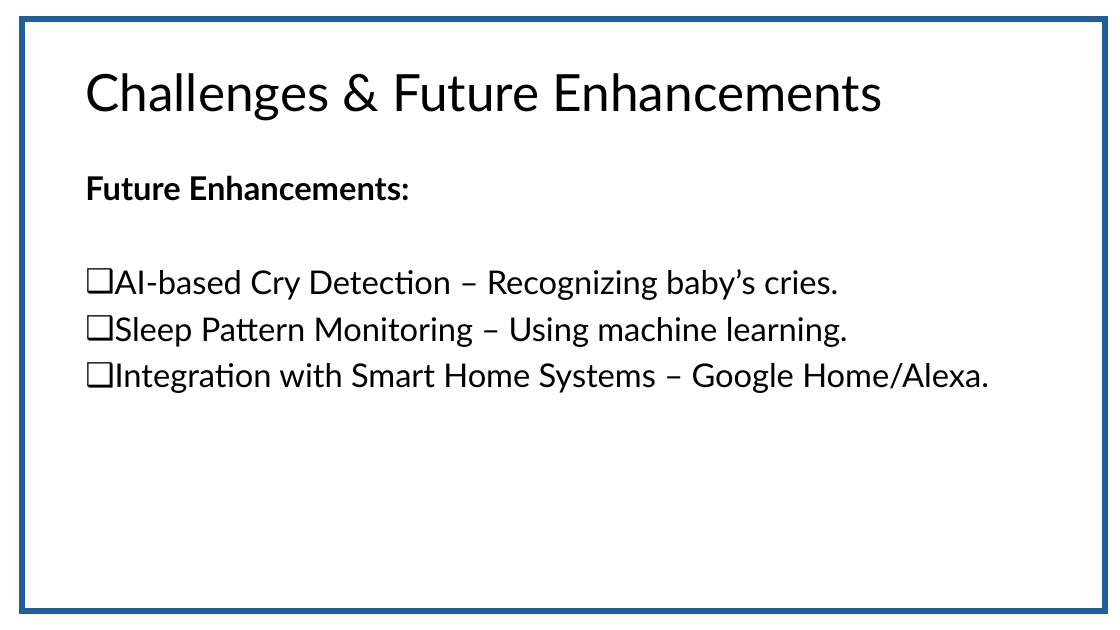
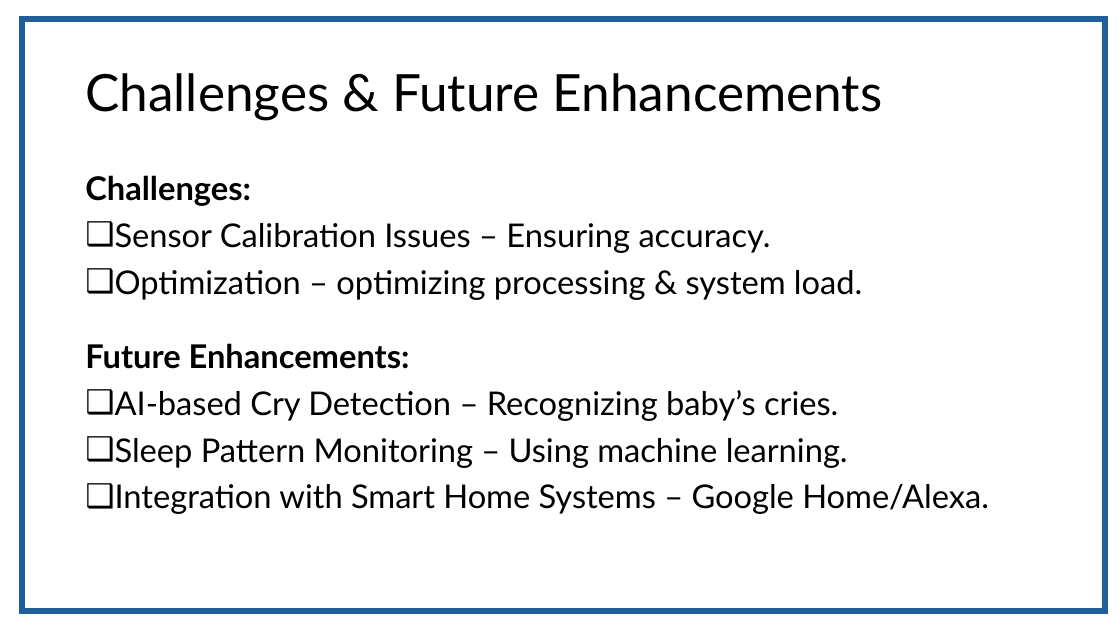
Before and after one commit to fasih124/FYP_203, a slide deck: slide 20 of Requirement/specification/CareNest.pptx (slide 21 before the commit). Drawn at 1120x630 pixels with LibreOffice and Linux fonts; fonts in the diff are those of the drawing. Boxes give left, top, right and bottom in pixels: in the first picture for what was removed or moved away, otherwise in the second. Text is boxed around its words. In the diff, an @@ line names an element or a change of style, - is before the commit and + after.

```diff
--- a/Requirement/specification/CareNest.pptx
+++ b/Requirement/specification/CareNest.pptx
@@ text added at bbox=[85, 175, 862, 300], 28 pt, text #000000 @@
+Challenges:
+❑ Sensor Calibration Issues – Ensuring accuracy.
+❑ Optimization – optimizing processing & system load.
@@ text "Future Enhancements:" rewrapped from bbox=[85, 175, 989, 393] to bbox=[85, 343, 989, 514] @@
```
Also in this commit, not shown: 3 other slides changed, 1 slide added, 2 slides removed.
